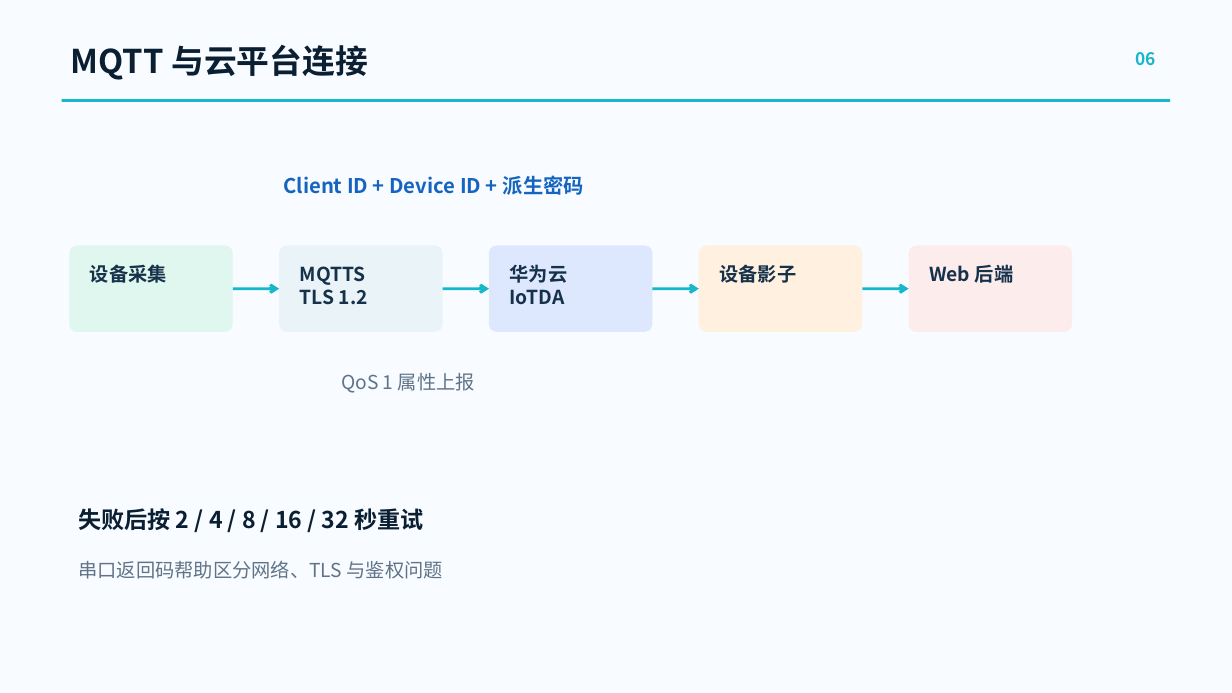
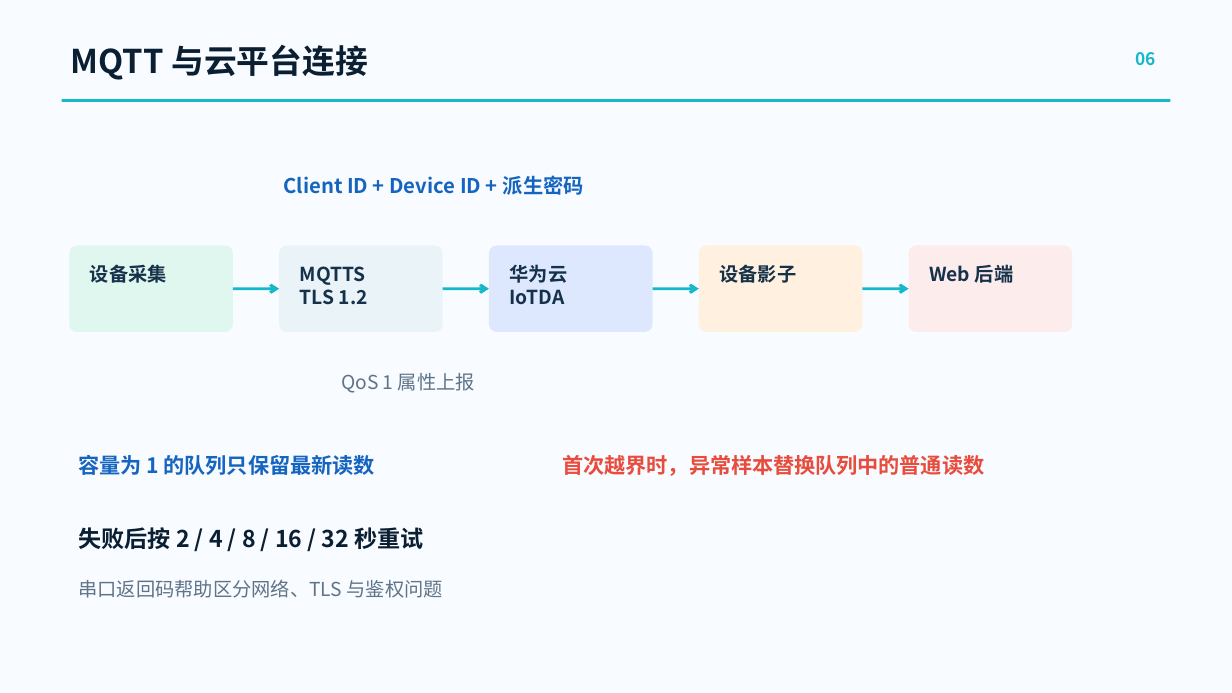
Before and after one commit to gujial/hi3861_hdu_iot_application, a slide deck: slide 6 of doc/record/实习学习与环境监测系统实践.pptx. Drawn at 1232x693 pixels with LibreOffice and Linux fonts; fonts in the diff are those of the drawing. Boxes give left, top, right and bottom in pixels: in the first picture for what was removed or moved away, otherwise in the second. Text is boxed around its words. In the diff, an @@ line names an element or a change of style, - is before the commit and + after.

```diff
--- a/doc/record/实习学习与环境监测系统实践.pptx
+++ b/doc/record/实习学习与环境监测系统实践.pptx
@@ text added at (78, 455, 375, 475), 16.5 pt, text #1565C0, bold @@
+容量为 1 的队列只保留最新读数
@@ text added at (563, 455, 985, 476), 16.5 pt, text #E74C3C, bold @@
+首次越界时，异常样本替换队列中的普通读数
@@ text "失败后按 2 / 4 / ...": place and size @@
-text "失败后按 2 / 4 / ..." at (78, 508, 423, 530)
+text "失败后按 2 / 4 / ..." at (78, 527, 423, 549)
@@ text "串口返回码帮助区分网络、TLS 与鉴权问题": place and size @@
-text "串口返回码帮助区分网络、TLS 与鉴权问题" at (78, 561, 443, 579)
+text "串口返回码帮助区分网络、TLS 与鉴权问题" at (78, 580, 443, 598)
```
Also in this commit, not shown: 6 other slides changed, 5 other files.
